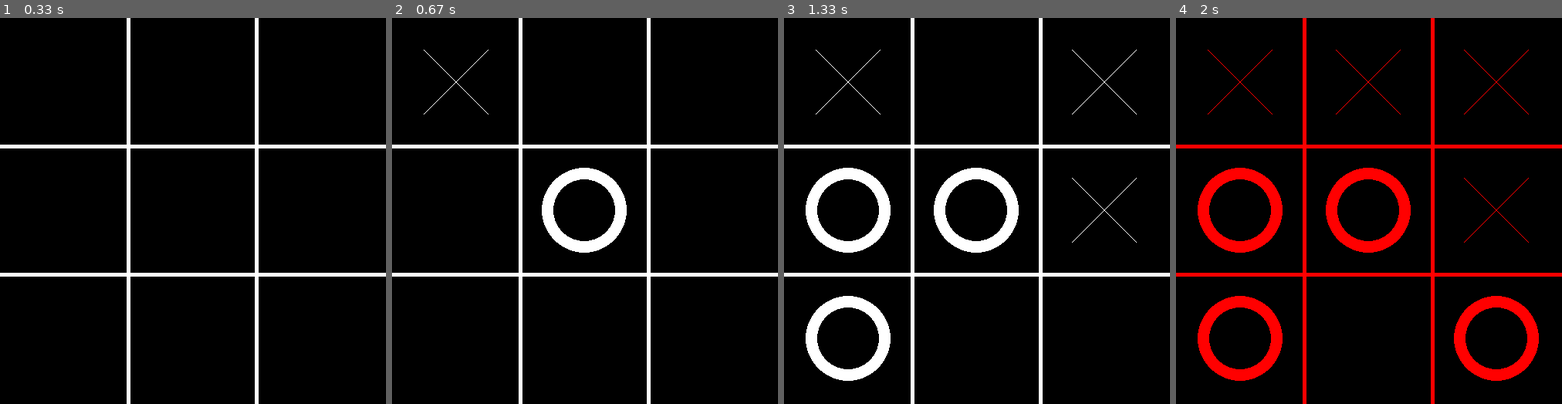
Above: before the commit, frames 1-4 (left to right).
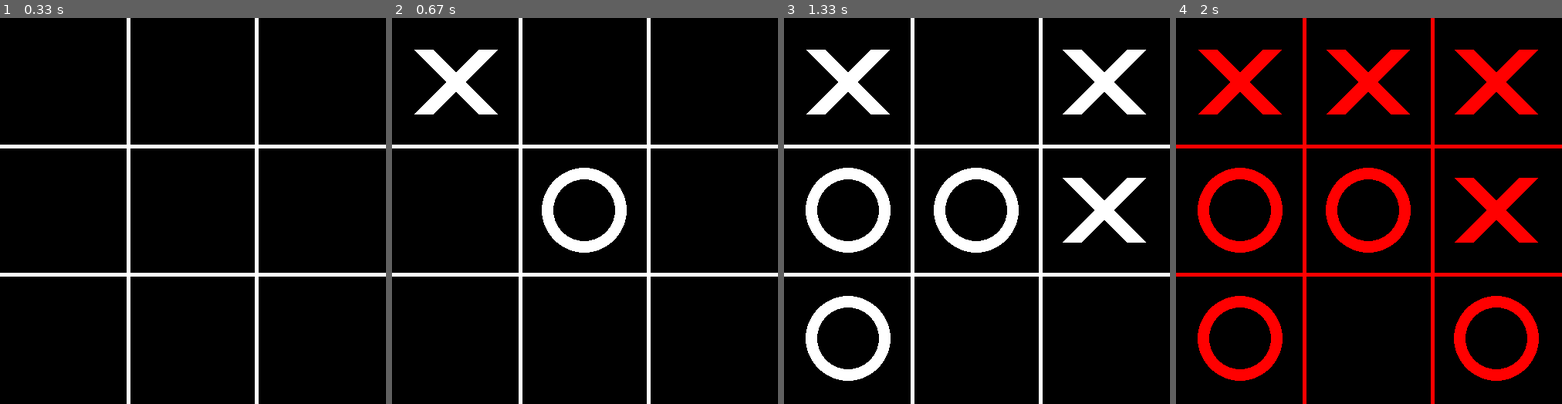
Above: after the commit, the same moments.

Repository: reality8080/PyGame-Caro-Demo
Game: pygame game, started from index.py
The game is run twice, just before and just after one commit, with the same random seed, the same clock (stepped at 60 frames per second) and the same inputs.
Inputs (mouse positions are in pixels of both pictures, inside the frame that each line leads up to):
- Up to frame 1 (0.33 s): no input
- Up to frame 2 (0.67 s): click (585, 211) at 0.38 s
- Up to frame 3 (1.33 s): click (884, 214) at 0.72 s; click (857, 299) at 1.05 s
- Up to frame 4 (2 s): click (1511, 346) at 1.38 s

Frame 1 is identical in both runs. In frame 2, 1.5% of the frame differs, in the area x 5-28%, y 8-25%; in frame 3, 4.5%; in frame 4, 6.0%, in the area x 5-94%, y 8-59%.

Commit message:
Change Width Line, CrossWidth

Diff:
--- a/index.py
+++ b/index.py
@@ -46,9 +46,9 @@
                 pygame.draw.circle(screen, color, center=(int(col*squareSize + squareSize//2), int(row*squareSize + squareSize//2)), radius= circleRadius, width= circleWidth)
             elif board[row][col] == 2:
                 pygame.draw.line(screen,color,start_pos=(col*squareSize + squareSize // 4, row*squareSize + squareSize // 4),
-                end_pos=(col * squareSize + 3 * squareSize // 4, row*squareSize + 3* squareSize //4))
+                end_pos=(col * squareSize + 3 * squareSize // 4, row*squareSize + 3* squareSize //4), width= crossWidth)
                 pygame.draw.line(screen,color,start_pos=(col*squareSize + squareSize // 4, row*squareSize + 3 * squareSize // 4),
-                end_pos=(col * squareSize + 3 * squareSize // 4, row*squareSize + squareSize //4))
+                end_pos=(col * squareSize + 3 * squareSize // 4, row*squareSize + squareSize //4), width= crossWidth)
 
 def markSquare(row, col, player):
     board[row][col] = player
